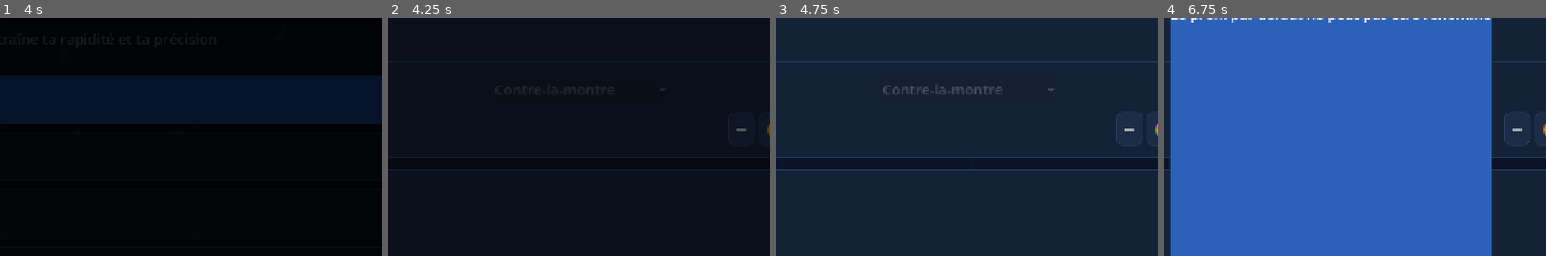
Above: before the commit, frames 1-4 (left to right).
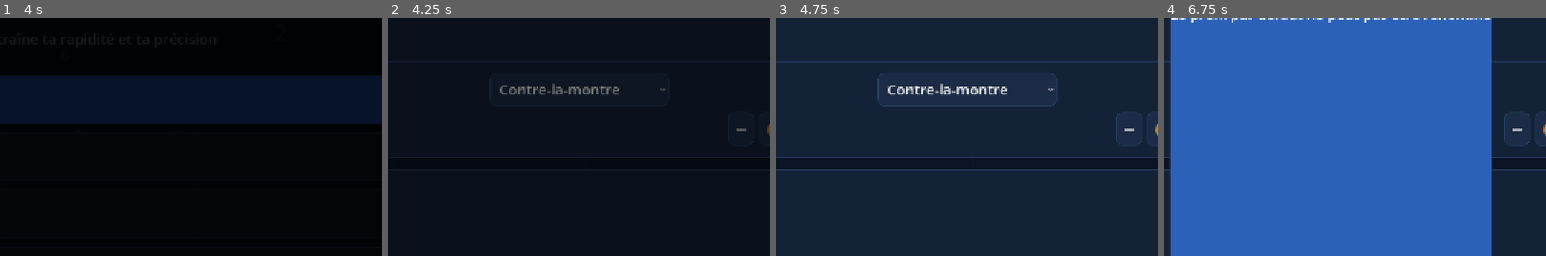
Above: after the commit, the same moments.

Repository: lebienflorian-cmd/Calcul-Mental-Godot-Android
Game: Godot game, scene res://scenes/Main.tscn
Two runs of this game, one before a commit and one after it. Both use one fixed random seed, a clock stepped at 60 frames per second and the inputs below.
Inputs (mouse positions are % of the whole screen's width and height, from its top left):
- Up to frame 1 (4 s): tap Enter at 0.5, 2.75 s; move the mouse to (72, 45) at 0.52 s; tap Q at 0.6, 2.1, 3.6 s; click (72, 45) at 0.67 s; tap Space at 0.77, 2, 3.5, 3.77 s; drag from (30, 55) to (45, 70) at 1.27 s; move the mouse to (60, 28) at 2.02 s; click (60, 28) at 2.17 s; drag from (45, 70) to (20, 35) at 2.77 s; move the mouse to (80, 65) at 3.52 s; click (80, 65) at 3.67 s
- Up to frame 2 (4.25 s): no input
- Up to frame 3 (4.75 s): click "‹" at 4.25 s
- Up to frame 4 (6.75 s): click "Défaut" at 5 s; click (18, 28) at 5.77 s; click (50, 28) at 6.52 s
The pictures show only the part of the screen within x 37-87%, y 38-88%; the shares and areas given below are measured in that part.

Frame 1 is identical in both runs. In frame 2, 0.8% of the frame differs, in the area x 26-73%, y 24-38%; in frame 3, 1.2%, in the area x 26-74%, y 23-38%; in frame 4, nothing differs.

Commit message:
Fix profile lock UX and infernal auto-validation

Diff:
--- a/scripts/game_modes/mode_infernal.gd
+++ b/scripts/game_modes/mode_infernal.gd
@@ -52,7 +52,7 @@
 	# Player missed previous question (timer fired before they answered)
 	if awaiting_answer:
 		awaiting_answer = false
-		_record_and_feedback(current_expr, current_target, "")
+		_record_and_feedback(current_expr, current_target, scene.answer_input.text)
 	AudioManager.play_sfx("anzan")
 	current_index += 1
 	var d := CalcGenerator.generate()
--- a/scripts/scenes/options_scene.gd
+++ b/scripts/scenes/options_scene.gd
@@ -1219,10 +1219,10 @@
 			body.add_child(ov)
 		elif not locked and existing != null:
 			existing.queue_free()
-	# Mode dropdown : seul le sélecteur de mode est verrouillé, pas les sous-options
+	# Le mode doit rester modifiable, même profil verrouillé.
 	if is_instance_valid(_mode_dd):
-		_mode_dd.disabled = locked
-		_mode_dd.modulate.a = 0.5 if locked else 1.0
+		_mode_dd.disabled = false
+		_mode_dd.modulate.a = 1.0
 
 func _make_lock_overlay() -> Control:
 	var ov := Control.new()
@@ -1233,17 +1233,6 @@
 	dim.anchor_right = 1.0; dim.anchor_bottom = 1.0
 	dim.mouse_filter = Control.MOUSE_FILTER_IGNORE
 	ov.add_child(dim)
-	var center := CenterContainer.new()
-	center.anchor_right = 1.0; center.anchor_bottom = 1.0
-	center.mouse_filter = Control.MOUSE_FILTER_IGNORE
-	ov.add_child(center)
-	var lbl := Label.new()
-	lbl.text = "🔒  Options verrouillées"
-	lbl.add_theme_color_override("font_color", ThemeManager.TEXT_DIM)
-	lbl.add_theme_font_size_override("font_size", ThemeManager.scaled_i(ThemeManager.FONT_SMALL))
-	lbl.horizontal_alignment = HORIZONTAL_ALIGNMENT_CENTER
-	lbl.mouse_filter = Control.MOUSE_FILTER_IGNORE
-	center.add_child(lbl)
 	return ov
 
 # ────────────────────────────────────────────────────────────
